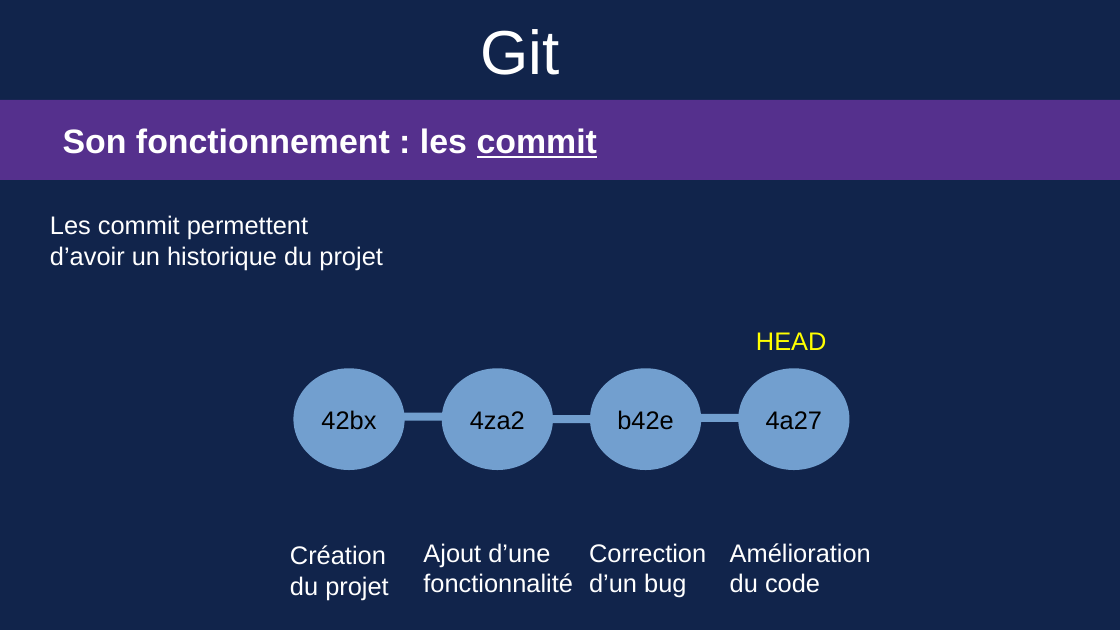
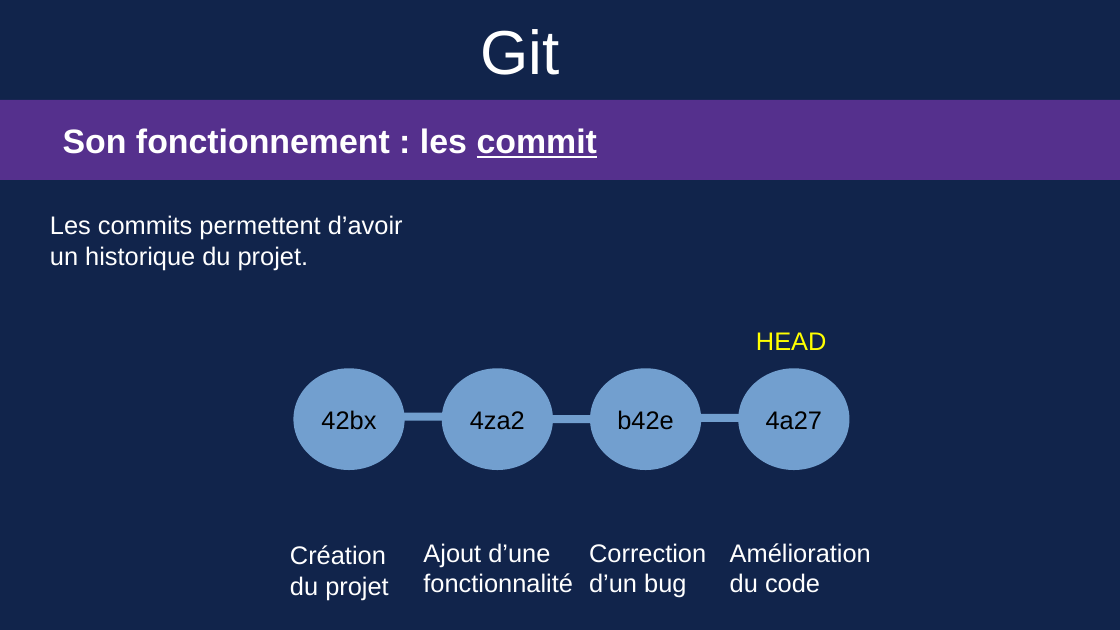
Before and after one commit to Sauvage89/guide_git, a slide deck: slide 6 of guide_git.odp. Drawn at 1120x630 pixels with LibreOffice and Linux fonts; fonts in the diff are those of the drawing. Boxes give left, top, right and bottom in pixels: in the first picture for what was removed or moved away, otherwise in the second. Text is boxed around its words. In the diff, an @@ line names an element or a change of style, - is before the commit and + after.

```diff
--- a/guide_git.odp
+++ b/guide_git.odp
@@ text at bbox=[50, 215, 403, 270]: text changed @@
-Les commit permettent d’avoir un historique du projet
+Les commits permettent d’avoir un historique du projet.
```
Also in this commit, not shown: 7 other slides changed, 13 slides added.
